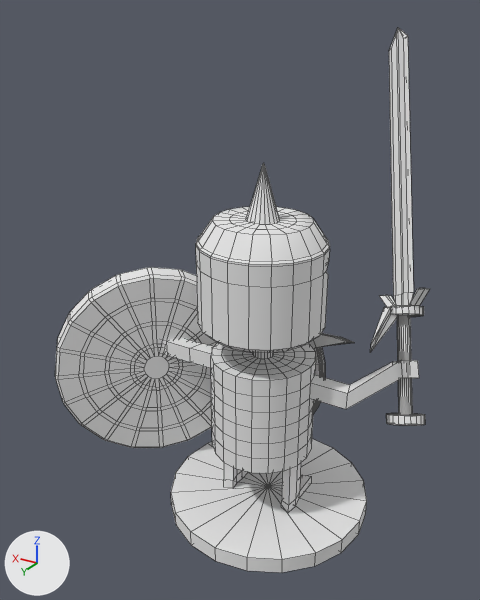
Before and after pictures for a commit that changed the OBJ model Assets/3D Models/warrior/warrior idol.obj.
Rendered twice from a camera (50 mm lens) standing at (-17.35, 57.79, 9.37) and looking at (-10.93, 47.08, 4.01). Lighting does not change. The marker at lower left points along +X, +Y and +Z. Mesh edges are drawn as thin lines. Where no turn or scale is listed for an object, it has been applied to the vertices. Vertices at the same position are counted once.

Before the edit, the objects in view are built like this:
```python
mat_initialshadinggroup = principled_material('initialShadingGroup')
mat_initialshadinggroup.base_color = (0.8, 0.8, 0.8)  # white #e7e7e7
mat_initialshadinggroup.roughness = 1.0
me_warrior_idol = bpy.data.meshes.new('warrior idol')
me_warrior_idol.from_pydata(...)  # 2285 vertices, 2398 faces; spans x -14.87..-7.65, y 43.49..49.77, z -0.12..9.12
me_warrior_idol.materials.append(mat_initialshadinggroup)  # white #e7e7e7
ob_warrior_idol = bpy.data.objects.new('warrior idol', me_warrior_idol)
ob_warrior_idol.location = (0.0, 0.0, 0.0)
```
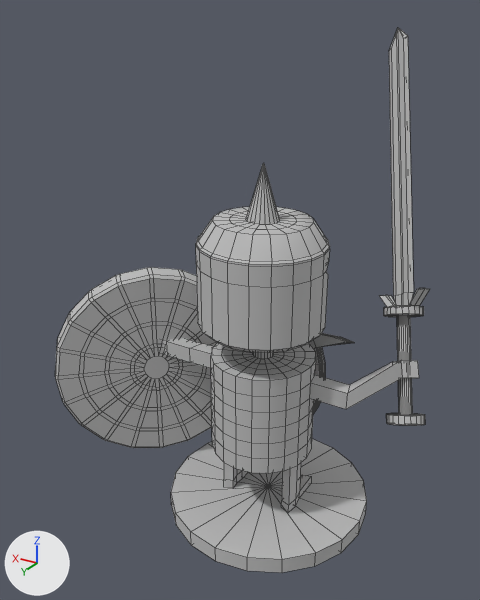
The newer file is also turned or shifted as a whole; pictures and numbers use the older file's frame.

What differs and where, as boxes [x1, y1, x2, y2] in the pictures (480 x 600 px; the box of a moved part takes in the faces that stretch with it):
'warrior idol', recoloured, reshaped: [55, 28, 430, 573] in both
part 1 of me_warrior_idol, moved or reshaped: before [370, 306, 399, 353]; after [384, 306, 391, 315]

The edits, one by one:
Material 'initialShadingGroup' (mat_initialshadinggroup) changes colour from white #e7e7e7 to grey #bcbcbc; in linear values from (0.8, 0.8, 0.8) to (0.5, 0.5, 0.5).
me_warrior_idol has 2285 vertices, 2398 faces and spans x -14.87..-7.65, y 43.49..49.77, z -0.12..9.12.
me_warrior_idol is used by ob_warrior_idol; location (0.0, 0.0, 0.0).
Part 1, on me_warrior_idol:
Vertex 1095 of me_warrior_idol moves from (-14.04, 47.9, 4.01) at pixel (370, 352) to (-13.75, 46.23, 4.01) at pixel (387, 314).
Vertex 1096 of me_warrior_idol moves from (-14.04, 47.92, 4.17) at pixel (370, 344) to (-13.75, 46.24, 4.17) at pixel (387, 307).
